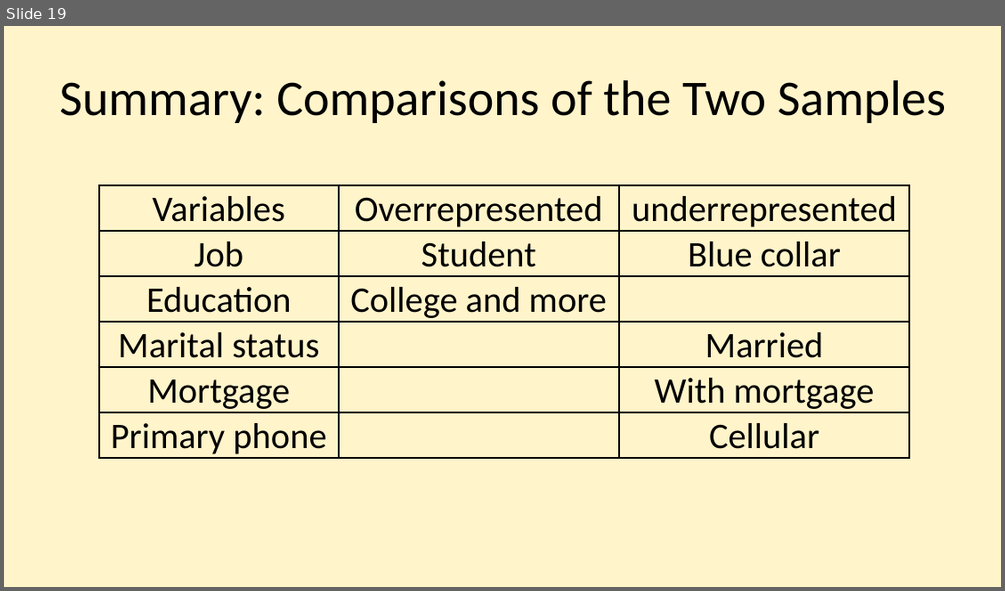
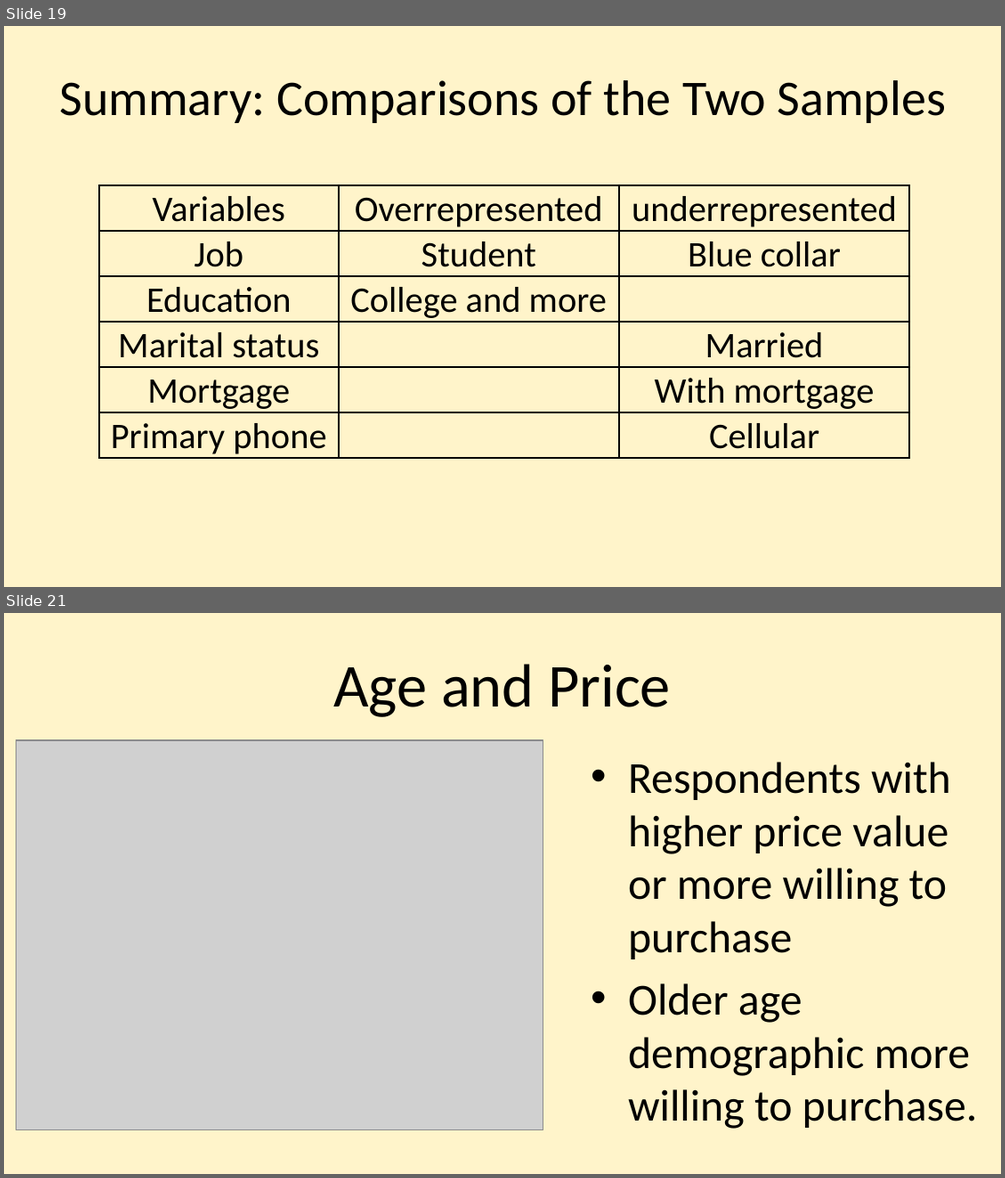
Before and after one commit to njmobley/Practicum-2, a slide deck: Practicum 2 presentation Nijia.pptx. Shown one above the other, each under a label of ours: slide 19 before the commit, slides 19 and 21 after it; the slides between them are not shown. The pictures are 1005x591 and 1005x1178 pixels, drawn with LibreOffice and Linux fonts; fonts in the diff are those of the drawing; grey boxes stand for pictures. Boxes give left, top, right and bottom in pixels: in the first picture for what was removed or moved away, otherwise in the second. Text is boxed around its words. In the diff, an @@ line names an element or a change of style, - is before the commit and + after.

```diff
--- a/Practicum 2 presentation Nijia.pptx
+++ b/Practicum 2 presentation Nijia.pptx
@@ slide 21 added at (4, 613, 1001, 1174), background #FFF4CA @@
@@ title added at (333, 664, 671, 717), 44 pt, text #000000 @@
+Age and Price
@@ picture added at (16, 740, 542, 1130) @@
@@ text added at (628, 762, 978, 1128), 32 pt, text #000000 @@
+• Respondents with higher price value or more willing to purchase
+• Older age demographic more willing to purchase.
```
Also in this commit, not shown: 11 other slides added.
